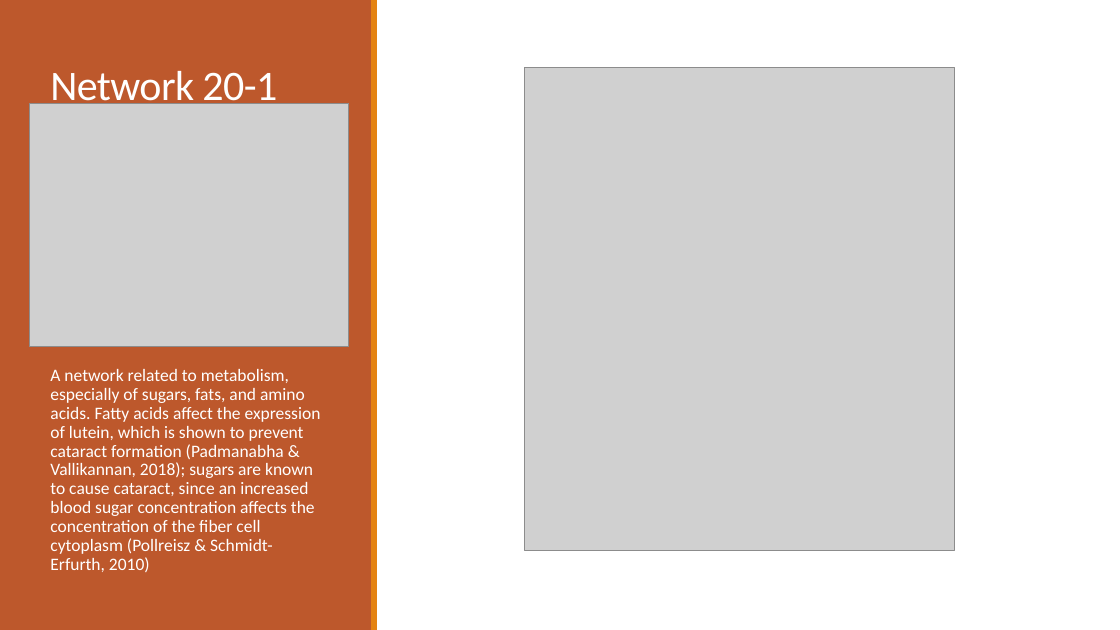
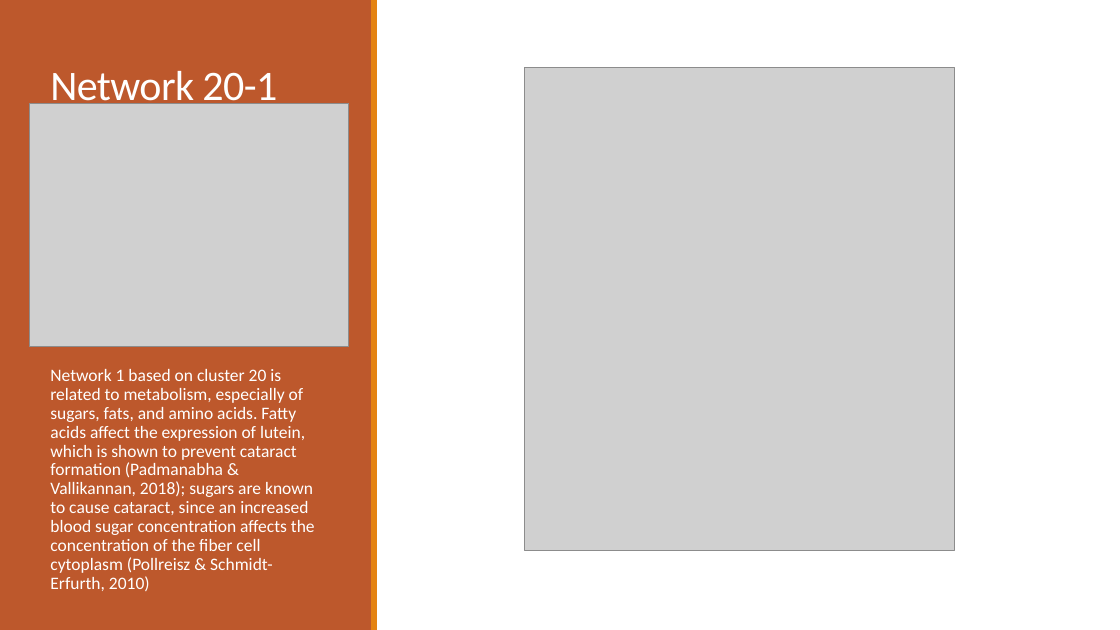
Before and after one commit to dyaom/REHS-2019, a slide deck: slide 13 of Cataract_posterslidesonly.pptx. Drawn at 1120x630 pixels with LibreOffice and Linux fonts; fonts in the diff are those of the drawing; grey boxes stand for pictures. Boxes give left, top, right and bottom in pixels: in the first picture for what was removed or moved away, otherwise in the second. Text is boxed around its words. In the diff, an @@ line names an element or a change of style, - is before the commit and + after.

```diff
--- a/Cataract_posterslidesonly.pptx
+++ b/Cataract_posterslidesonly.pptx
@@ text at [50, 369, 315, 591]: text changed @@
-A network related to metabolism, especially of sugars, fats, and amino acids. Fatty acids affect the expression of lutein, which is shown to prevent cataract formation (Padmanabha & Vallikannan, 2018); sugars are known to cause cataract, since an increased blood sugar concentration affects the concentration of the fiber cell cytoplasm (Pollreisz & Schmidt-Erfurth, 2010)
+Network 1 based on cluster 20 is related to metabolism, especially of sugars, fats, and amino acids. Fatty acids affect the expression of lutein, which is shown to prevent cataract formation (Padmanabha & Vallikannan, 2018); sugars are known to cause cataract, since an increased blood sugar concentration affects the concentration of the fiber cell cytoplasm (Pollreisz & Schmidt-Erfurth, 2010)
```
Also in this commit, not shown: 10 other slides changed, 7 other files.
